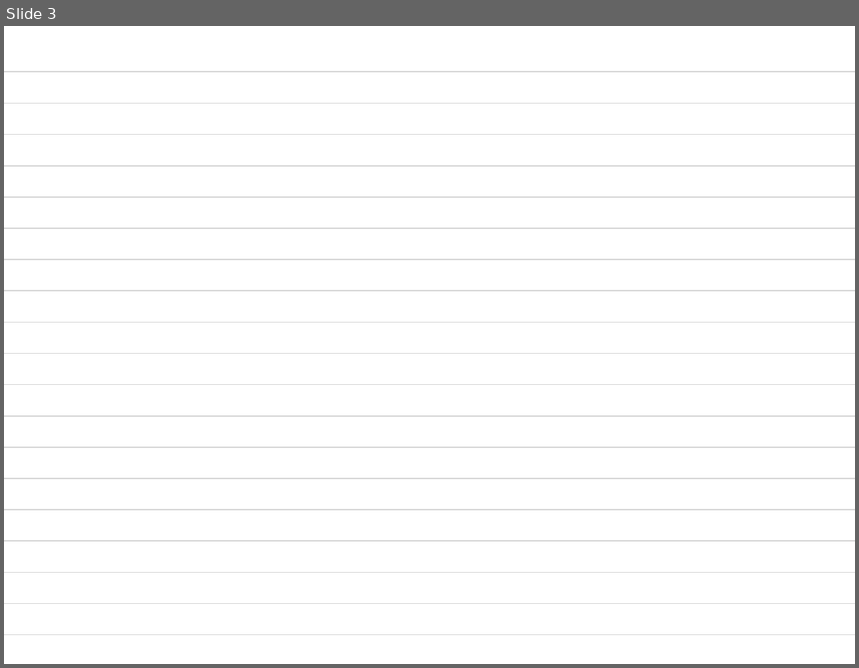
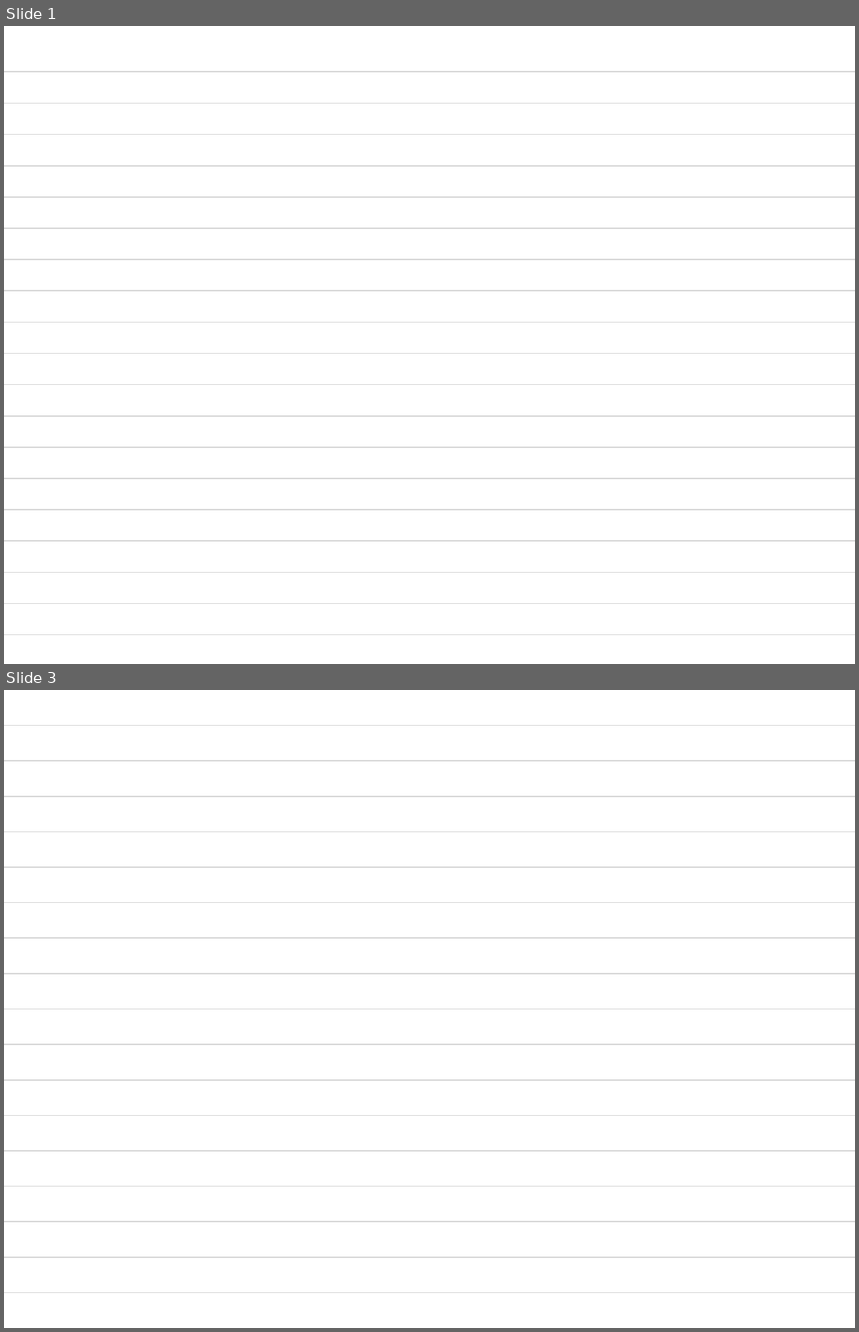
Before and after one commit to kms0523/Study, a slide deck: flexil 속지 template.pptx. Shown one above the other, each under a label of ours: slide 3 before the commit, slides 1 and 3 after it; the slides between them are not shown. The pictures are 859x668 and 859x1332 pixels, drawn with LibreOffice and Linux fonts; fonts in the diff are those of the drawing. Boxes give left, top, right and bottom in pixels: in the first picture for what was removed or moved away, otherwise in the second. Text is boxed around its words. In the diff, an @@ line names an element or a change of style, - is before the commit and + after.

```diff
--- a/flexil 속지 template.pptx
+++ b/flexil 속지 template.pptx
@@ slide 3 added at box(4, 690, 855, 1328), background #FFFFFF @@
@@ line added from (4, 725) to (855, 725), #D9D9D9 1.5 pt @@
@@ line added from (4, 761) to (855, 761), #D9D9D9 1.5 pt @@
@@ line added from (4, 796) to (855, 796), #D9D9D9 1.5 pt @@
@@ line added from (4, 831) to (855, 831), #D9D9D9 1.5 pt @@
@@ line added from (4, 867) to (855, 867), #D9D9D9 1.5 pt @@
@@ line added from (4, 903) to (855, 903), #D9D9D9 1.5 pt @@
@@ line added from (4, 938) to (855, 938), #D9D9D9 1.5 pt @@
@@ line added from (4, 973) to (855, 973), #D9D9D9 1.5 pt @@
@@ line added from (4, 1009) to (855, 1009), #D9D9D9 1.5 pt @@
@@ line added from (4, 1044) to (855, 1044), #D9D9D9 1.5 pt @@
@@ line added from (4, 1079) to (855, 1079), #D9D9D9 1.5 pt @@
@@ line added from (4, 1115) to (855, 1115), #D9D9D9 1.5 pt @@
@@ line added from (4, 1151) to (855, 1151), #D9D9D9 1.5 pt @@
@@ line added from (4, 1186) to (855, 1186), #D9D9D9 1.5 pt @@
@@ line added from (4, 1221) to (855, 1221), #D9D9D9 1.5 pt @@
@@ line added from (4, 1256) to (855, 1256), #D9D9D9 1.5 pt @@
@@ line added from (4, 1292) to (855, 1292), #D9D9D9 1.5 pt @@
@@ what was slide 3 is now slide 1 @@
```
Also in this commit, not shown: 2 other slides added, 2 slides removed, 14 other files.
